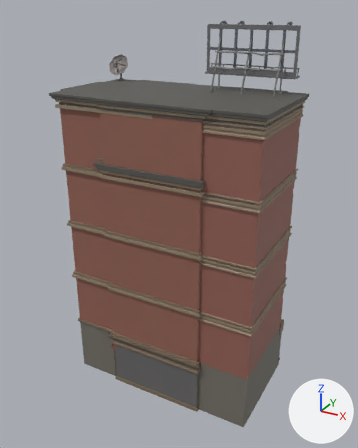
The glTF model sets/buildings/gltf-exports/buildings.glb, before and after one commit.
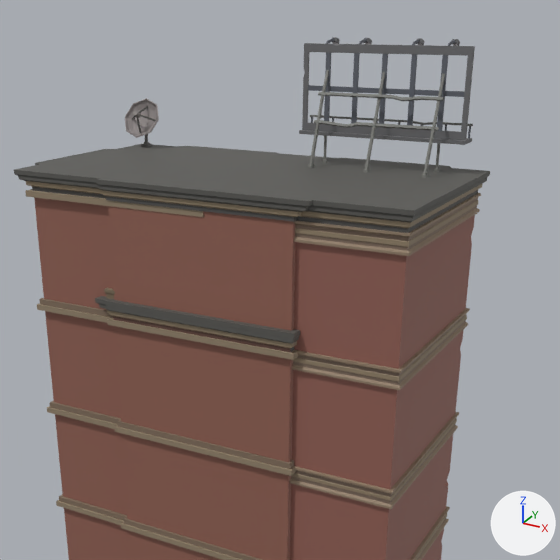
There are two pictures of each version: one whole from a 50 mm lens placed at (11.2, -20.2, 19.2), pointed at (-0.1, 0.3, 8.9), one close up on the part from 12% to 97% of the width and 0% to 68% of the height. Arrows for +X, +Y and +Z are at lower right; the lights stay in place. Vertices at the same position are counted once.

The first close-up shows 'building_01', 'building_02', 'building_03', 'building_04'.
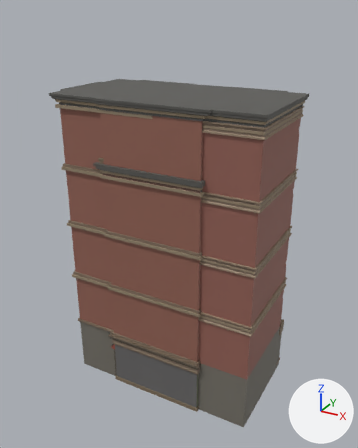
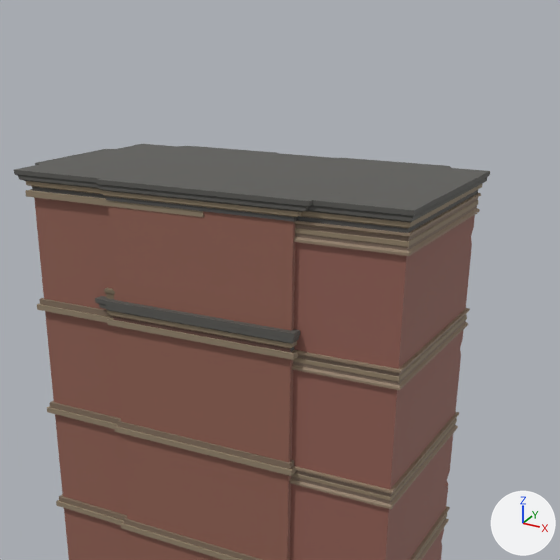
Location of each change, [x1, y1, x2, y2] in pixels of the close-ups (560 x 560 px):
'building_03', reshaped
    before: [14, 37, 490, 560]
    after: [14, 144, 490, 560]
part 1 of me_building_03, deleted
    before: [125, 37, 475, 178]

What changed in the scene script:
```text
Change me_building_03:
    used by ob_building_03; location = (0.0, 0.0, 0.0)
    remove me_building_03.from_pydata(...)  # 3849 vertices, 7140 faces; spans x -5.7..5.2, y -2.5..3.4, z 0.0..18.6
    add me_building_03.from_pydata(...)  # 3275 vertices, 6216 faces; spans x -5.7..5.2, y -2.5..3.4, z 0.0..15.5
    me_building_03 part 1: 35 loose pieces with 574 vertices, spanning x -5.5..4.8, y 1.3..3.0, z 15.5..18.6, are deleted
```
